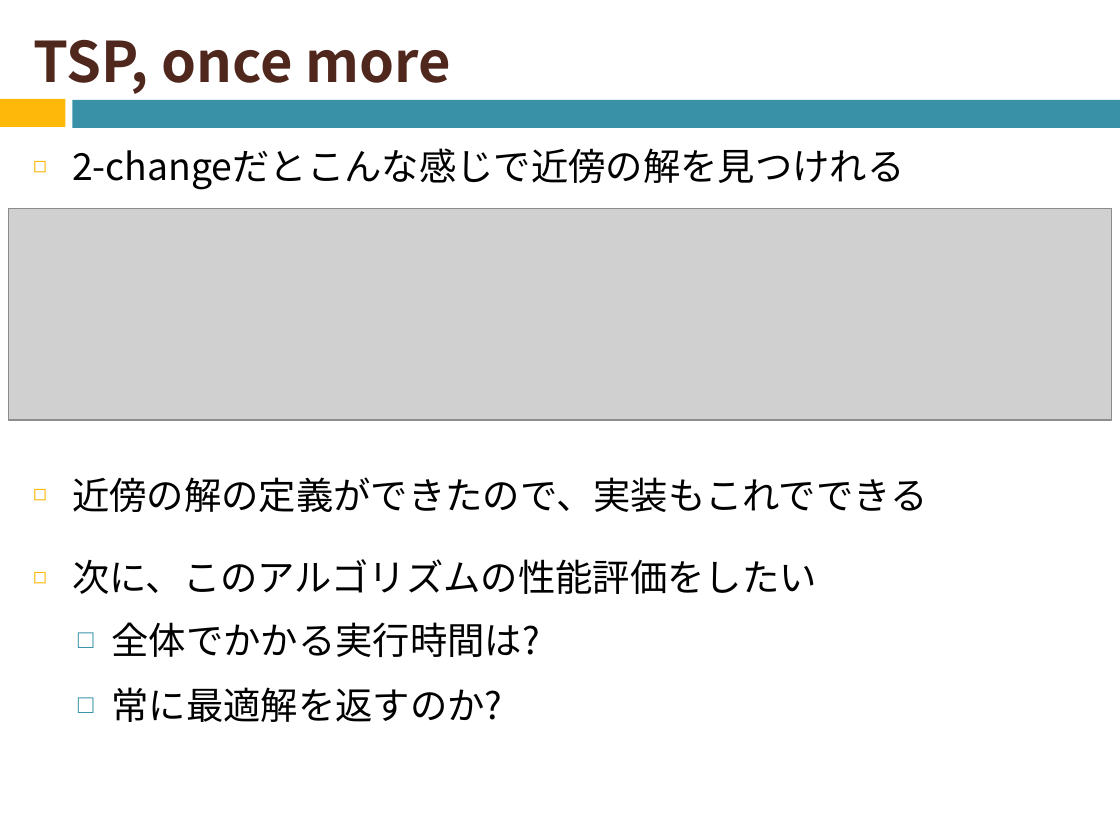
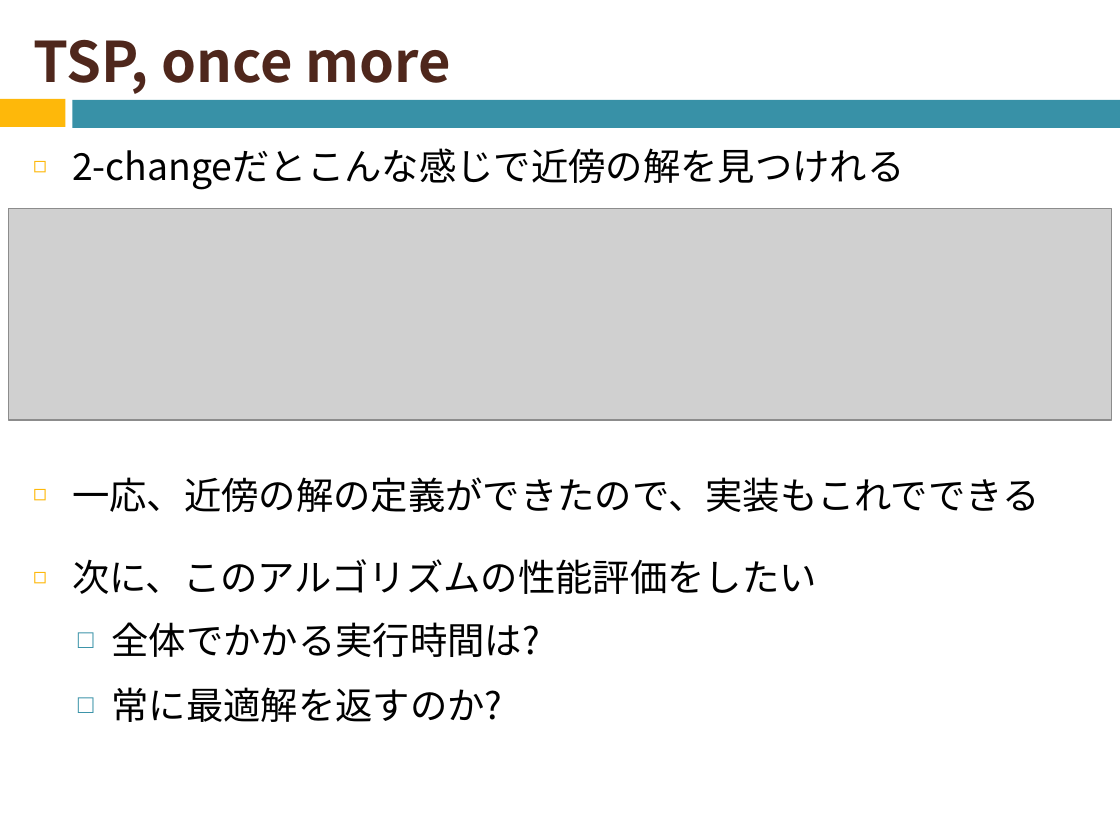
Before and after one commit to naruse-takamasa/seminar, a slide deck: slide 8 of slide/CopingWithNPCompleteness2.potx. Drawn at 1120x840 pixels with LibreOffice and Linux fonts; fonts in the diff are those of the drawing; grey boxes stand for pictures. Boxes give left, top, right and bottom in pixels: in the first picture for what was removed or moved away, otherwise in the second. Text is boxed around its words. In the diff, an @@ line names an element or a change of style, - is before the commit and + after.

```diff
--- a/slide/CopingWithNPCompleteness2.potx
+++ b/slide/CopingWithNPCompleteness2.potx
@@ text at (x1=72, y1=477, x2=1039, y2=512): text changed @@
-◻ 近傍の解の定義ができたので、実装もこれでできる
+◻ 一応、近傍の解の定義ができたので、実装もこれでできる
```
Also in this commit, not shown: 5 other slides changed.
